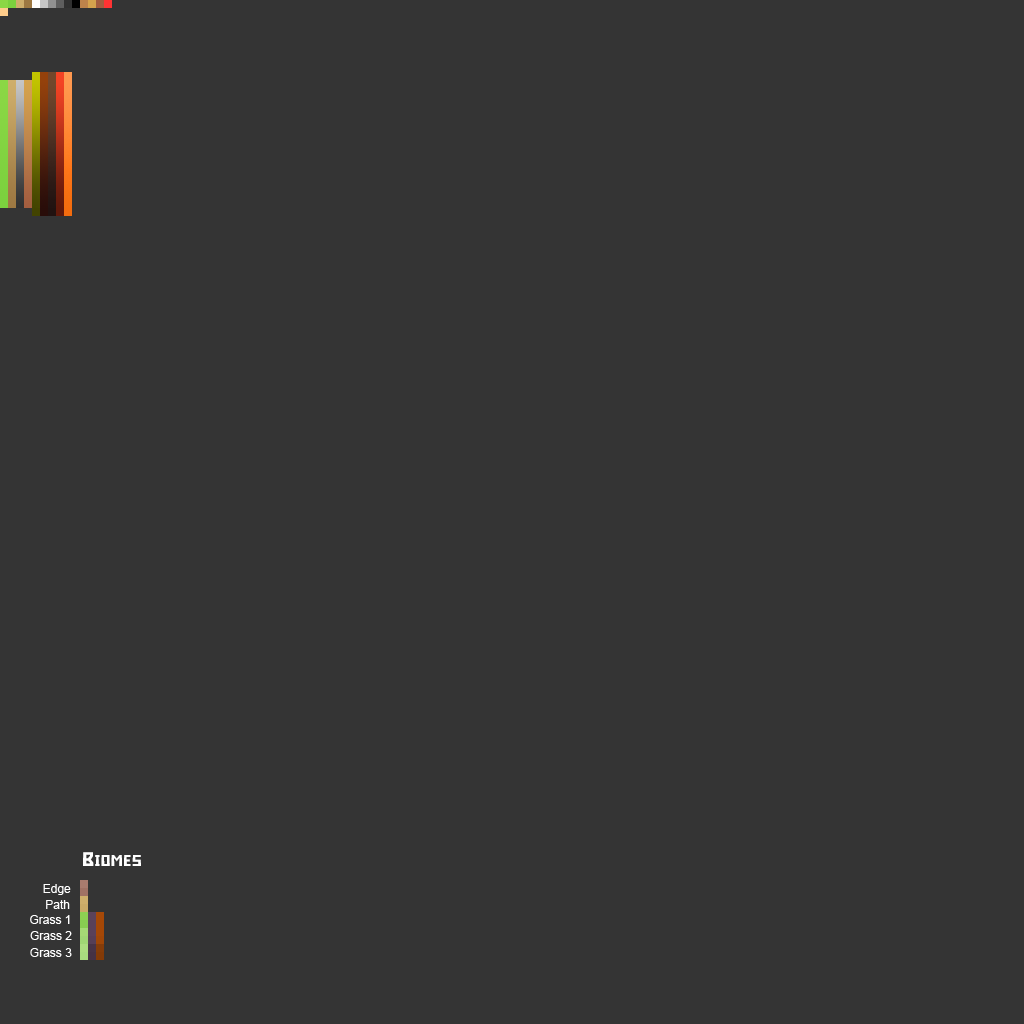
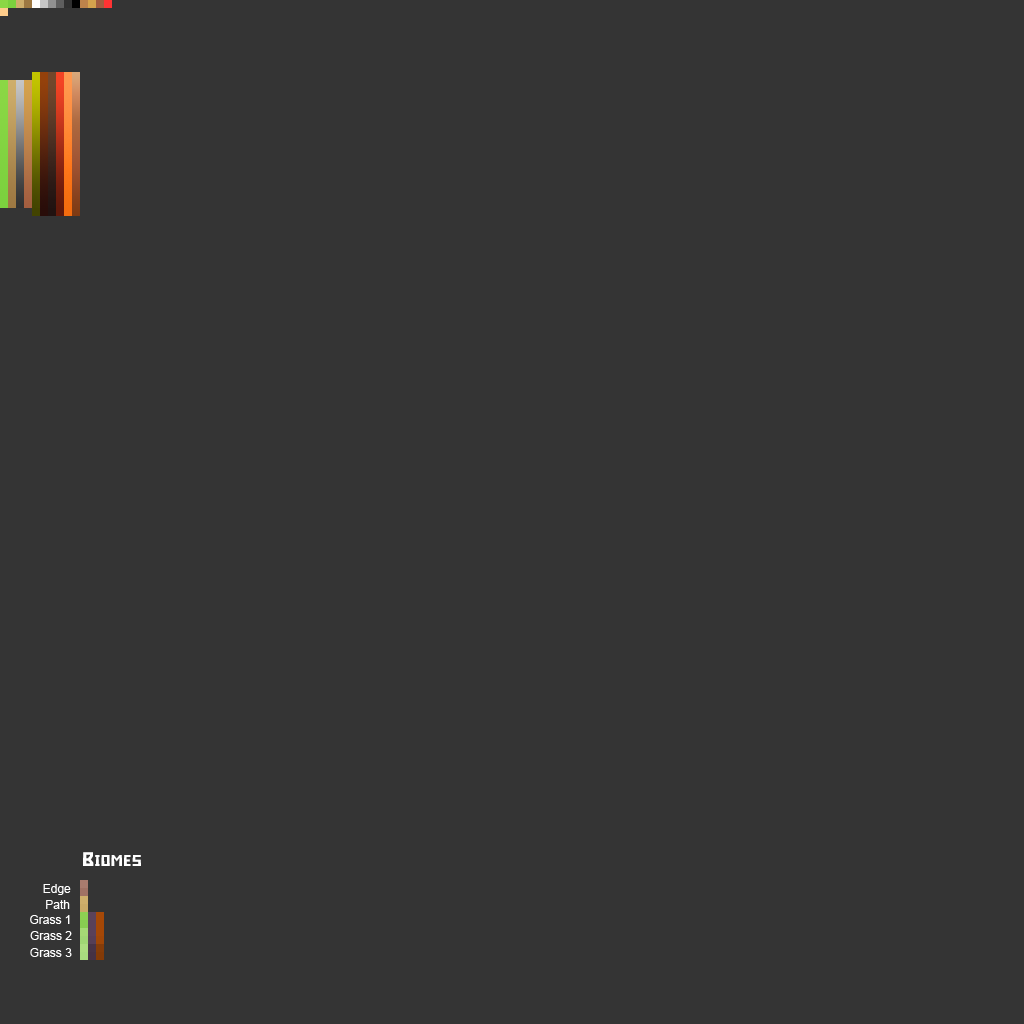
Layered file, before and after one edit (1024x1024). Changes by layer:
painted on "Colors" over (72, 72, 80, 216)
